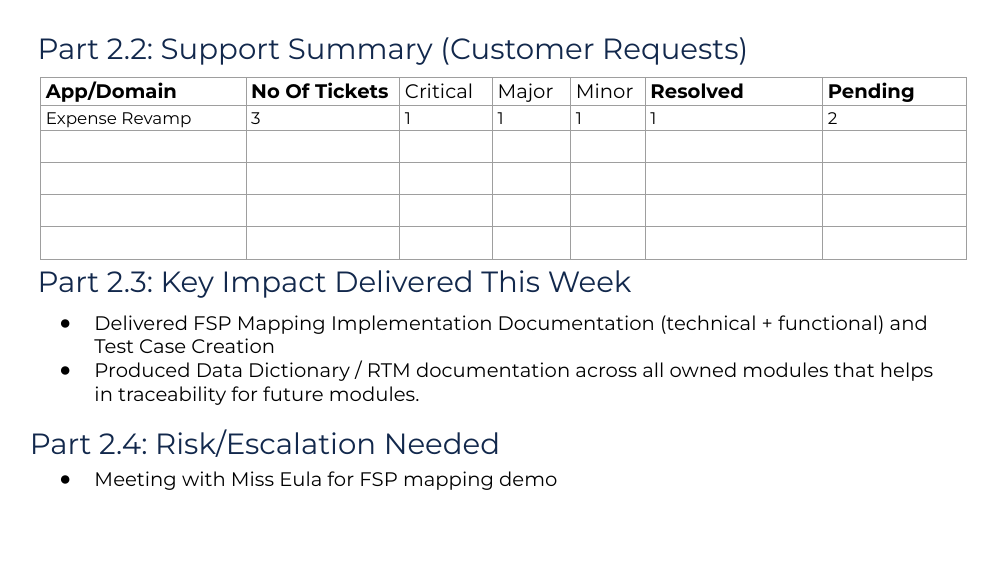
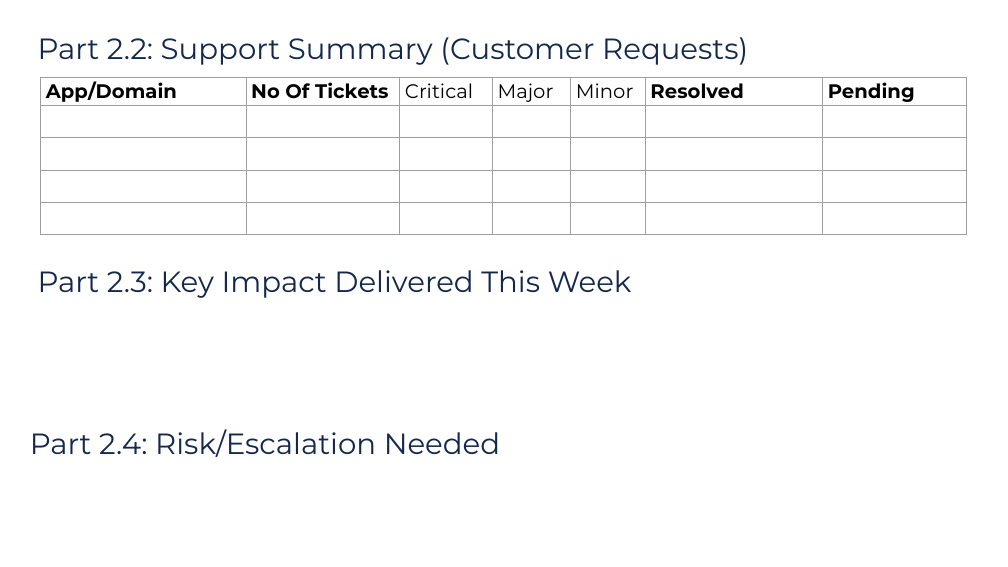
Before and after one commit to mamawpsg16/WeeklyReportGenerator, a slide deck: slide 7 of weekly-report-template.pptx (slide 9 before the commit). Drawn at 1008x567 pixels with LibreOffice and Linux fonts; fonts in the diff are those of the drawing; background and template pictures are left out. Boxes give left, top, right and bottom in pixels: in the first picture for what was removed or moved away, otherwise in the second. Text is boxed around its words. In the diff, an @@ line names an element or a change of style, - is before the commit and + after.

Commit message:
Add CSV validation and improve productivity log handling
- Implemented a validation function for the productivity log CSV to check required columns and numeric values.
- Enhanced user feedback for CSV upload with error and warning messages.
- Updated the remarks column description in the generate_report module.
- Added a function to remove empty rows from tables in the PowerPoint generation process.

```diff
--- a/weekly-report-template.pptx
+++ b/weekly-report-template.pptx
@@ table at bbox=[41, 78, 969, 408] @@
-row 2: Expense Revamp | 3 | 1 | 1 | 1 | 1 | 2
@@ text removed at bbox=[94, 315, 933, 405] @@
-● Delivered FSP Mapping Implementation Documentation (technical + functional) and Test Case Creation
-● Produced Data Dictionary / RTM documentation across all owned modules that helps in traceability for future modules.
@@ text removed at bbox=[94, 471, 557, 490] @@
-● Meeting with Miss Eula for FSP mapping demo
```
Also in this commit, not shown: 1 other slide changed, 3 slides removed, 2 other files.
